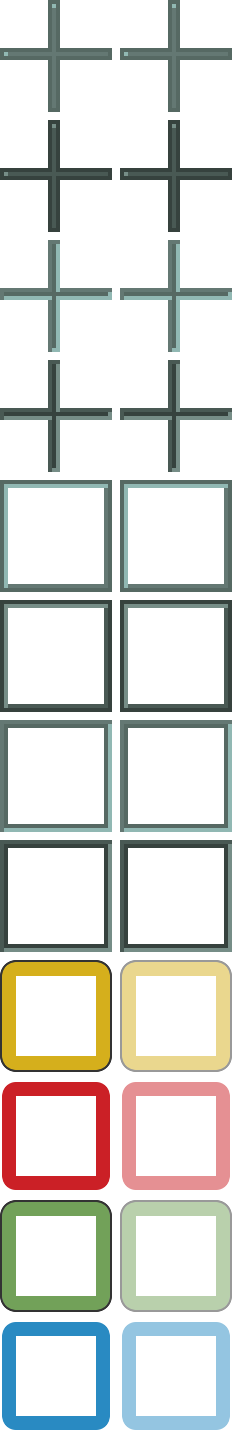
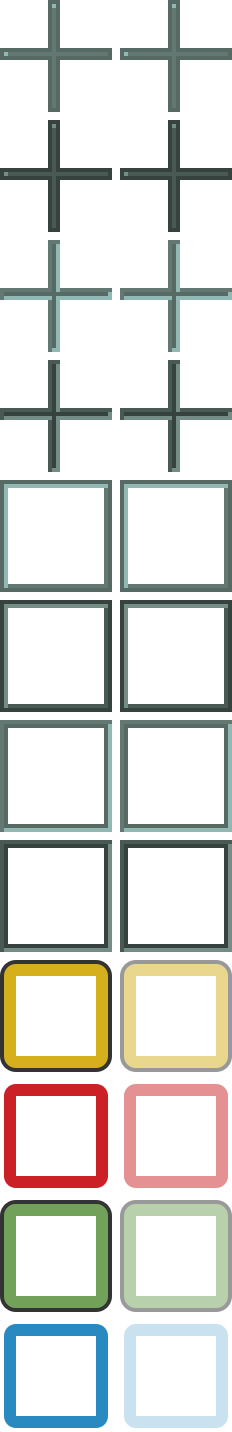
Before/after of a 232 × 1432 layered artwork. What changed in the layer stack:
painted on "Frame-Hint-Warn-" over [0, 960, 112, 1072]
painted on "Frame-Hint-Warn-D" over [120, 960, 232, 1072]
painted on "Frame-Hint-Error-" over [2, 1082, 110, 1190]
painted on "Frame-Hint-Error-D" over [122, 1082, 230, 1190]
painted on "Frame-Hint-Submit-" over [0, 1200, 112, 1312]
painted on "Frame-Hint-Submit-D" over [120, 1200, 232, 1312]
painted on "Frame-Hint-Info-" over [2, 1322, 110, 1430]
painted on "Frame-Hint-Info-D" over [122, 1322, 230, 1430]
